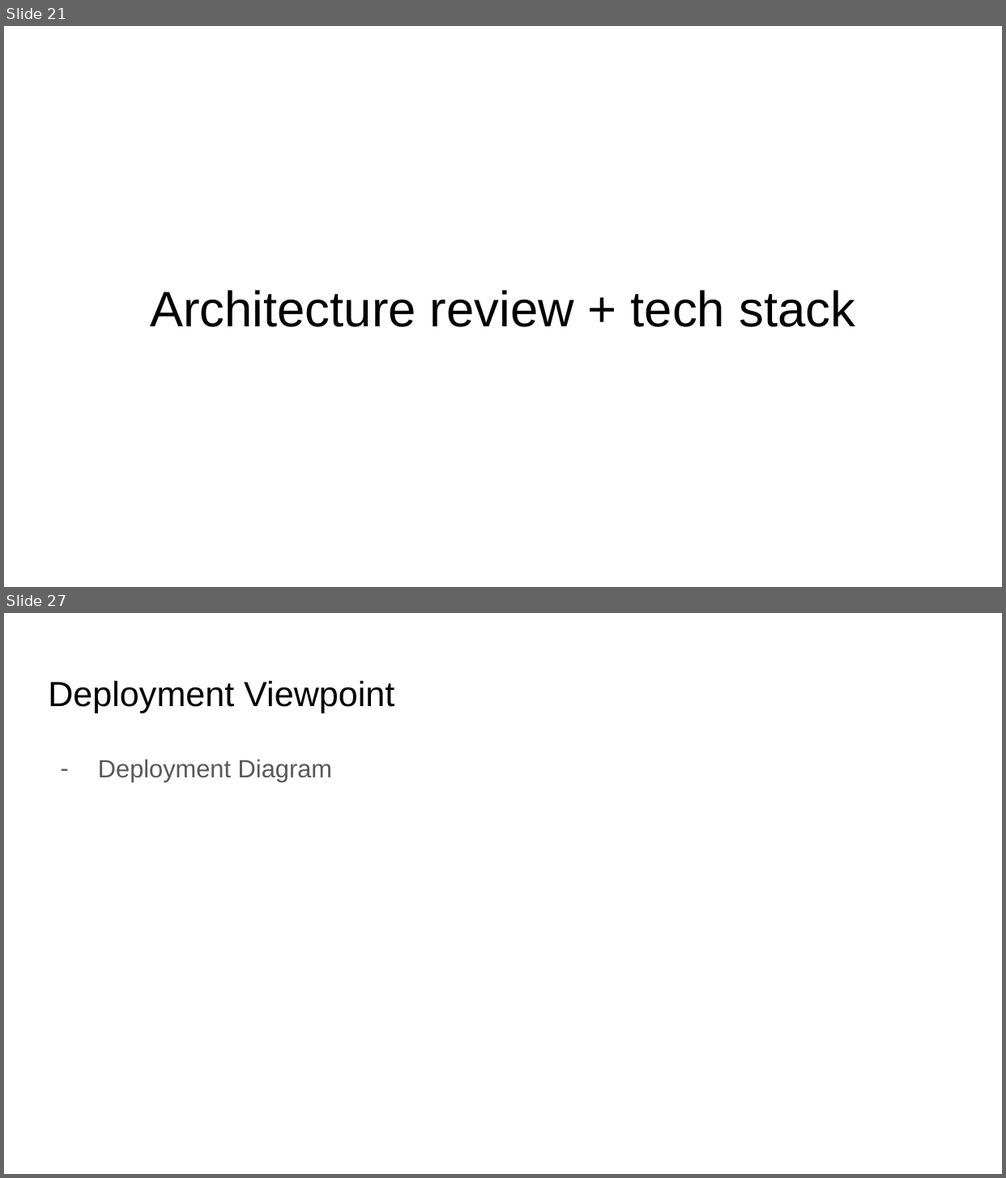
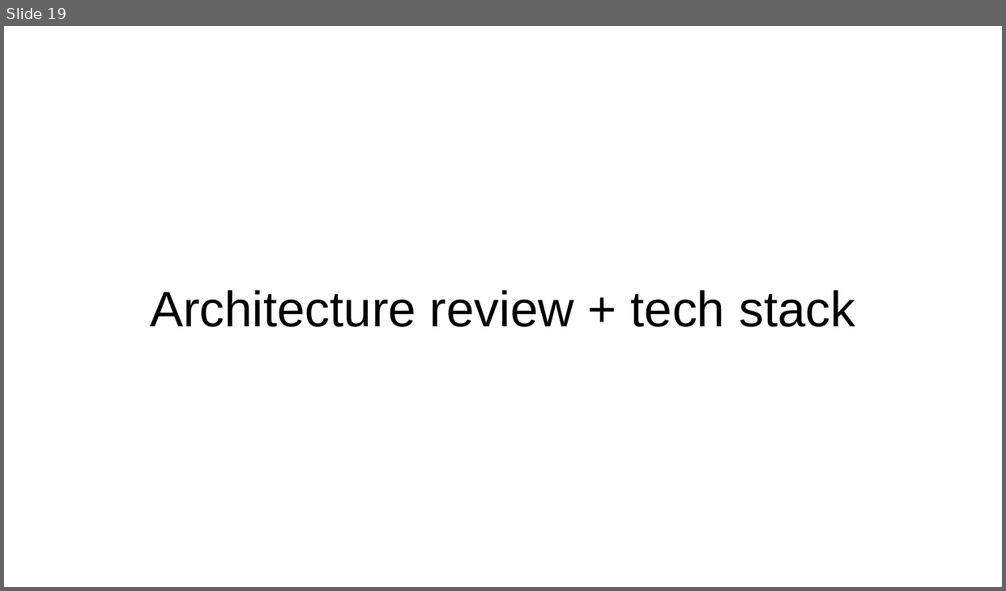
Before and after one commit to SOEN-390-Mini-Cap/CovidTracker, a slide deck: docs/Sprint 5 report/Sprint 5 presentation.pptx. Shown one above the other, each under a label of ours: slides 21 and 27 before the commit, slide 19 after it; the slides between them are not shown. The pictures are 1006x1178 and 1006x591 pixels, drawn with LibreOffice and Linux fonts; fonts in the diff are those of the drawing. Boxes give left, top, right and bottom in pixels: in the first picture for what was removed or moved away, otherwise in the second. Text is boxed around its words. In the diff, an @@ line names an element or a change of style, - is before the commit and + after.

```diff
--- a/docs/Sprint 5 report/Sprint 5 presentation.pptx
+++ b/docs/Sprint 5 report/Sprint 5 presentation.pptx
@@ slide 27 removed at [4, 613, 1002, 1174], background #FFFFFF @@
@@ title removed at [48, 680, 394, 713] @@
-Deployment Viewpoint
@@ text removed at [98, 759, 332, 782] @@
-– Deployment Diagram
@@ what was slide 21 is now slide 19 @@
```
Also in this commit, not shown: 12 slides changed, 9 other slides removed.
